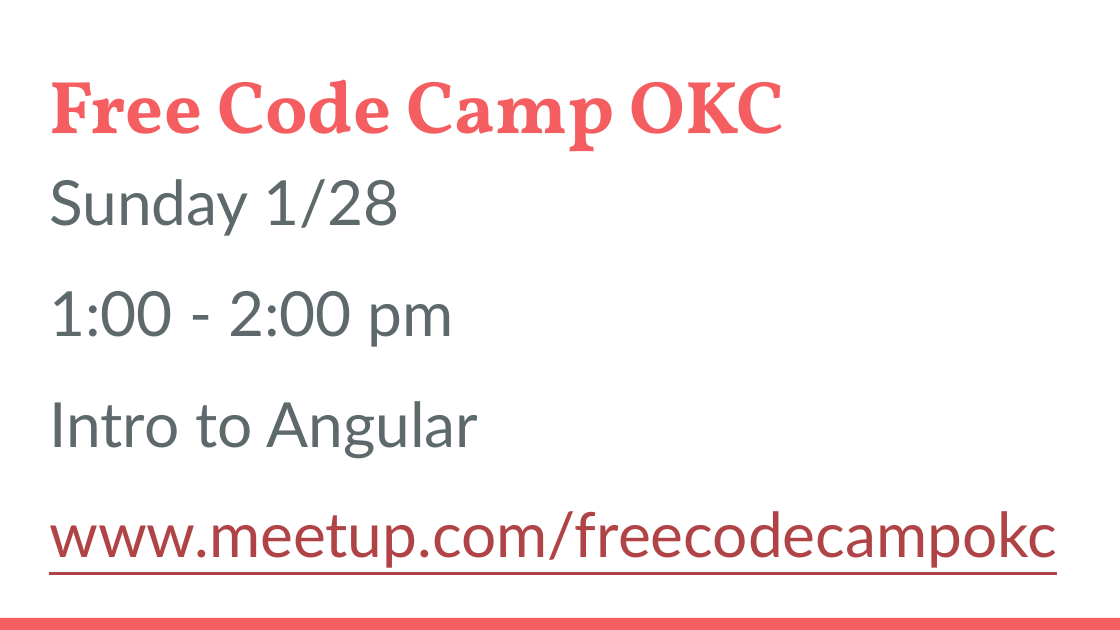
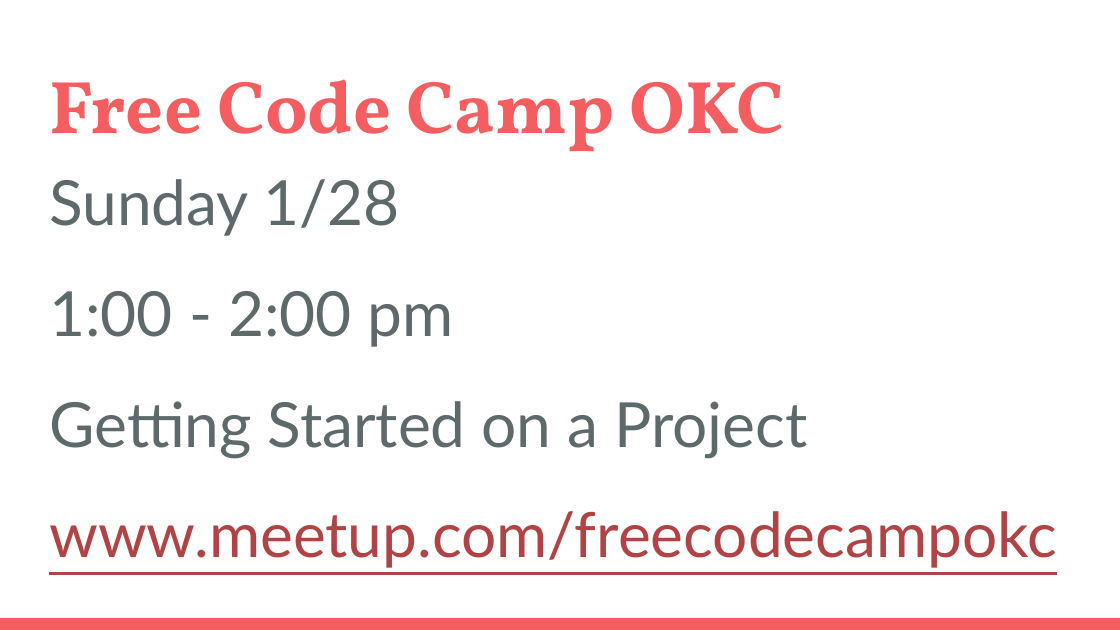
Before and after one commit to kacollins/slideshows, a slide deck: slide 11 of 2018-01-19.pptx. Drawn at 1120x630 pixels with LibreOffice and Linux fonts; fonts in the diff are those of the drawing. Boxes give left, top, right and bottom in pixels: in the first picture for what was removed or moved away, otherwise in the second. Text is boxed around its words. In the diff, an @@ line names an element or a change of style, - is before the commit and + after.

```diff
--- a/2018-01-19.pptx
+++ b/2018-01-19.pptx
@@ text at <box>49,401,807,459</box>: text changed @@
-Intro to Angular
+Getting Started on a Project
```
Also in this commit, not shown: 1 other slide changed.
